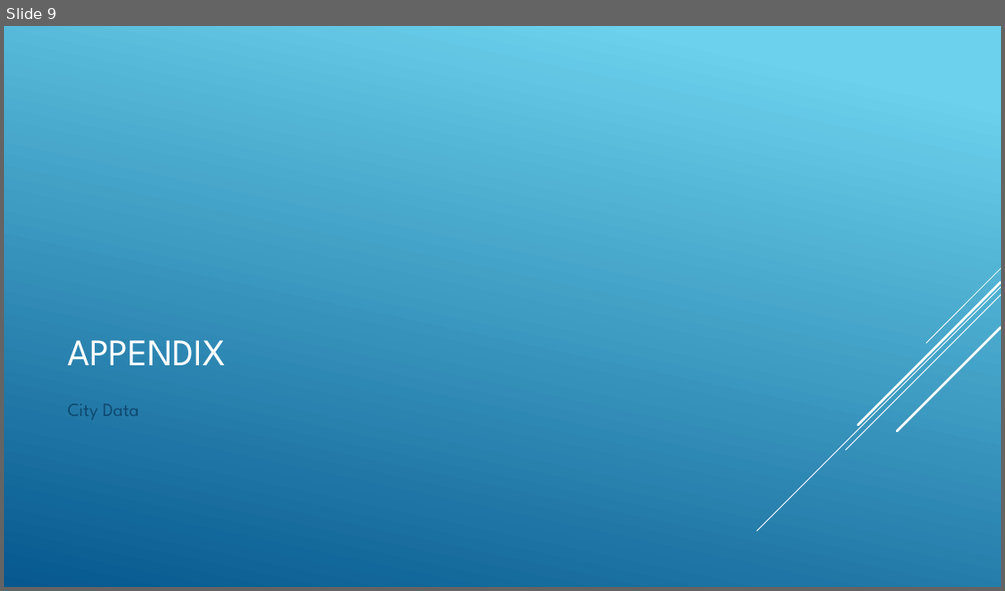
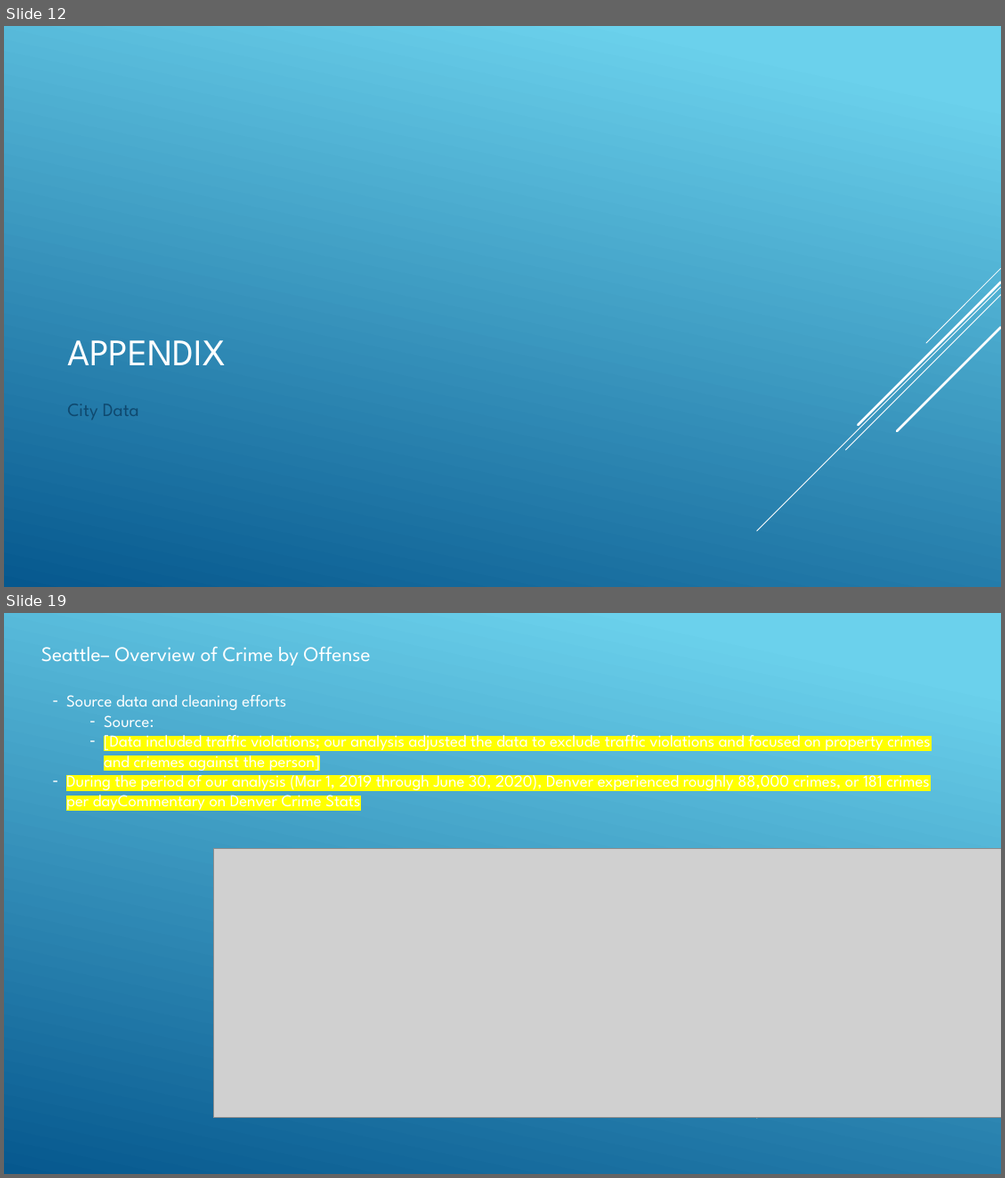
Before and after one commit to angelabanko/Project_1, a slide deck: Draft Presentation.pptx. Shown one above the other, each under a label of ours: slide 9 before the commit, slides 12 and 19 after it; the slides between them are not shown. The pictures are 1005x591 and 1005x1178 pixels, drawn with LibreOffice and Linux fonts; fonts in the diff are those of the drawing; grey boxes stand for pictures. Boxes give left, top, right and bottom in pixels: in the first picture for what was removed or moved away, otherwise in the second. Text is boxed around its words. In the diff, an @@ line names an element or a change of style, - is before the commit and + after.

```diff
--- a/Draft Presentation.pptx
+++ b/Draft Presentation.pptx
@@ slide 19 added at bbox=[4, 613, 1001, 1174], background gradient #6ED2EB to #06588E; not listed: 1 template element that a slide beside it also shows @@
@@ text added at bbox=[41, 646, 371, 666], 20 pt, text #FFFFFF @@
+Seattle– Overview of Crime by Offense
@@ text added at bbox=[66, 695, 930, 812], 16 pt, text #FFFFFF @@
+– Source data and cleaning efforts
+  – Source:
+  – [Data included traffic violations; our analysis adjusted the data to exclude traffic violations and focused on property crimes and criemes against the person]
+– During the period of our analysis (Mar 1, 2019 through June 30, 2020), Denver experienced roughly 88,000 crimes, or 181 crimes per dayCommentary on Denver Crime Stats
@@ picture added at bbox=[213, 848, 1001, 1117] @@
@@ what was slide 9 is now slide 12 @@
```
Also in this commit, not shown: 2 slides changed, 10 other slides added, 3 slides removed, 15 other files.
